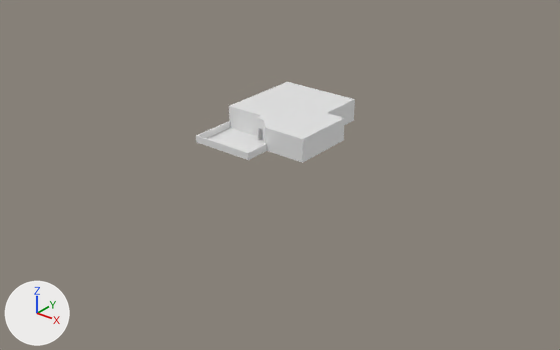
One commit to the FBX model Models/Maps/F-Ds Map.fbx: the scene before it, then after it.
Both versions are drawn from a 50 mm camera at (580.0, -774.0, 425.0) aimed at (-32.0, -9.0, -50.0). The axes (+X, +Y, +Z) are drawn at lower left. The lights are the same throughout. Materials are left out; every surface is plain grey. Where no turn or scale is listed for an object, it has been applied to the vertices.

The first picture shows 'Floor', 'Walls'.
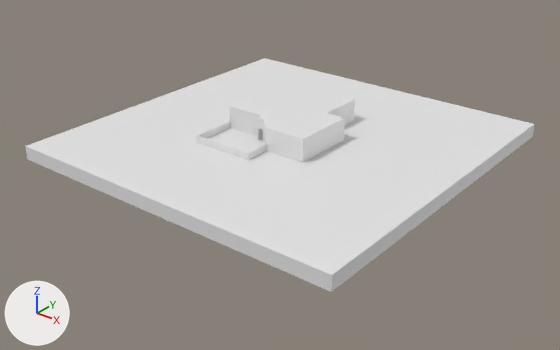
Where the newer file only moved an object's origin or applied its transform, the numbers keep the older frame.

Changed parts and their boxes (x1, y1, x2, y2) in the pictures (560 x 350 px):
'Ground', added: after (26, 58, 534, 292)

The change in detail:
Mesh me_ground is new.
It is a box spanning x -294.0..214.0, y -234.0..274.0, z -20.0..0.0.
Object 'Ground' (ob_ground) is new; it shows me_ground.
Its location is (0.0, 0.0, 0.0).
